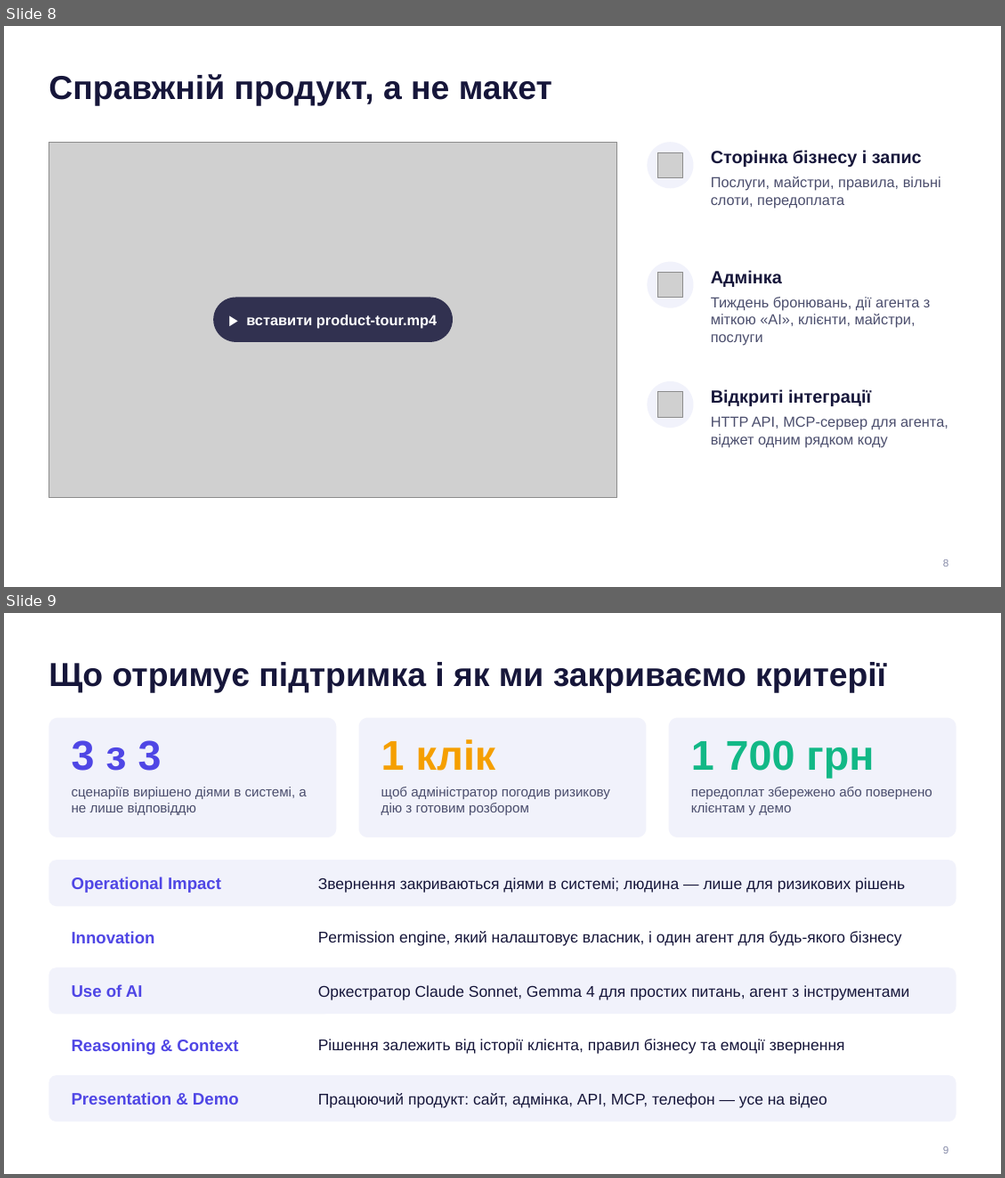
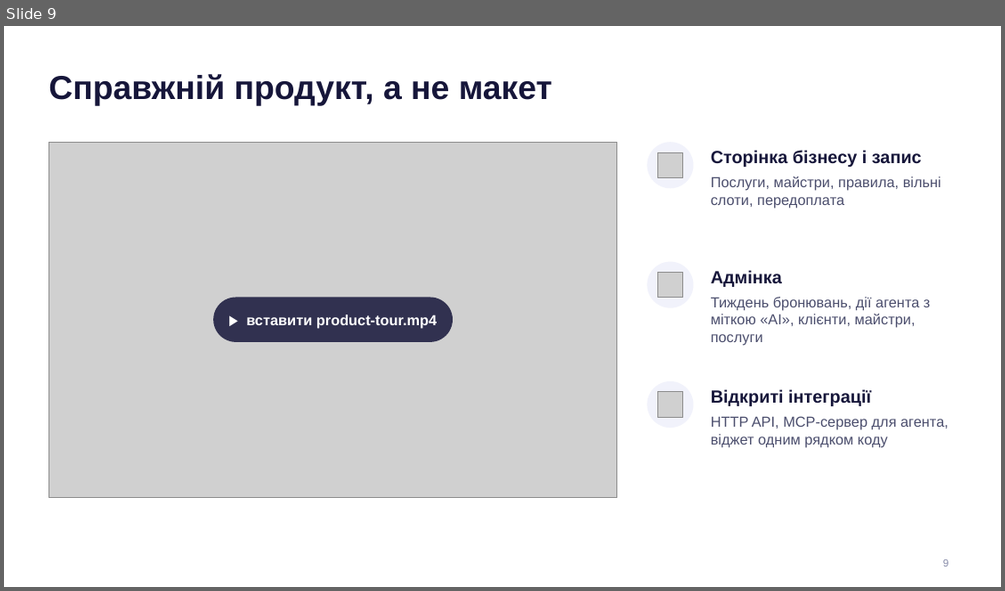
Before and after one commit to redrembo24680/polytech_hack, a slide deck: presentation/Bookly-pitch.pptx. Shown one above the other, each under a label of ours: slides 8 and 9 before the commit, slide 9 after it. The pictures are 1005x1178 and 1005x591 pixels, drawn with LibreOffice and Linux fonts; fonts in the diff are those of the drawing; grey boxes stand for pictures. Boxes give left, top, right and bottom in pixels: in the first picture for what was removed or moved away, otherwise in the second. Text is boxed around its words. In the diff, an @@ line names an element or a change of style, - is before the commit and + after.

```diff
--- a/presentation/Bookly-pitch.pptx
+++ b/presentation/Bookly-pitch.pptx
@@ slide 9 removed at box(4, 613, 1001, 1174), background #FFFFFF @@
@@ title removed at box(48, 662, 886, 692) @@
-Що отримує підтримка і як ми закриваємо критерії
@@ rounded rectangle removed at box(48, 718, 336, 837) @@
@@ rounded rectangle removed at box(358, 718, 646, 837) @@
@@ rounded rectangle removed at box(669, 718, 956, 837) @@
@@ text removed at box(72, 740, 162, 771) @@
-3 з 3
@@ text removed at box(381, 739, 496, 771) @@
-1 клік
@@ text removed at box(691, 740, 874, 778) @@
-1 700 грн
@@ text removed at box(72, 787, 306, 815) @@
-сценаріїв вирішено діями в системі, а не лише відповіддю
@@ text removed at box(381, 787, 610, 815) @@
-щоб адміністратор погодив ризикову дію з готовим розбором
@@ text removed at box(691, 787, 932, 815) @@
-передоплат збережено або повернено клієнтам у демо
@@ rounded rectangle removed at box(48, 860, 956, 906) @@
@@ text removed at box(72, 876, 221, 892) @@
-Operational Impact
@@ text removed at box(318, 877, 905, 892) @@
-Звернення закриваються діями в системі; людина — лише для ризикових рішень
@@ rounded rectangle removed at box(48, 914, 956, 960) @@
@@ text removed at box(72, 931, 155, 943) @@
-Innovation
@@ text removed at box(318, 931, 902, 946) @@
-Permission engine, який налаштовує власник, і один агент для будь-якого бізнесу
@@ rounded rectangle removed at box(48, 967, 956, 1013) @@
@@ text removed at box(72, 984, 143, 997) @@
-Use of AI
@@ text removed at box(318, 985, 909, 1000) @@
-Оркестратор Claude Sonnet, Gemma 4 для простих питань, агент з інструментами
@@ rounded rectangle removed at box(48, 1022, 956, 1068) @@
@@ text removed at box(72, 1038, 238, 1054) @@
-Reasoning & Context
@@ text removed at box(318, 1038, 845, 1054) @@
-Рішення залежить від історії клієнта, правил бізнесу та емоції звернення
@@ rounded rectangle removed at box(48, 1075, 956, 1121) @@
@@ text removed at box(72, 1092, 239, 1104) @@
-Presentation & Demo
@@ text removed at box(318, 1093, 827, 1108) @@
-Працюючий продукт: сайт, адмінка, API, MCP, телефон — усе на відео
@@ page number removed at box(943, 1146, 948, 1153) @@
-9
@@ what was slide 8 is now slide 9 @@
```
Also in this commit, not shown: 1 slide changed, 1 slide added, 2 other files.
